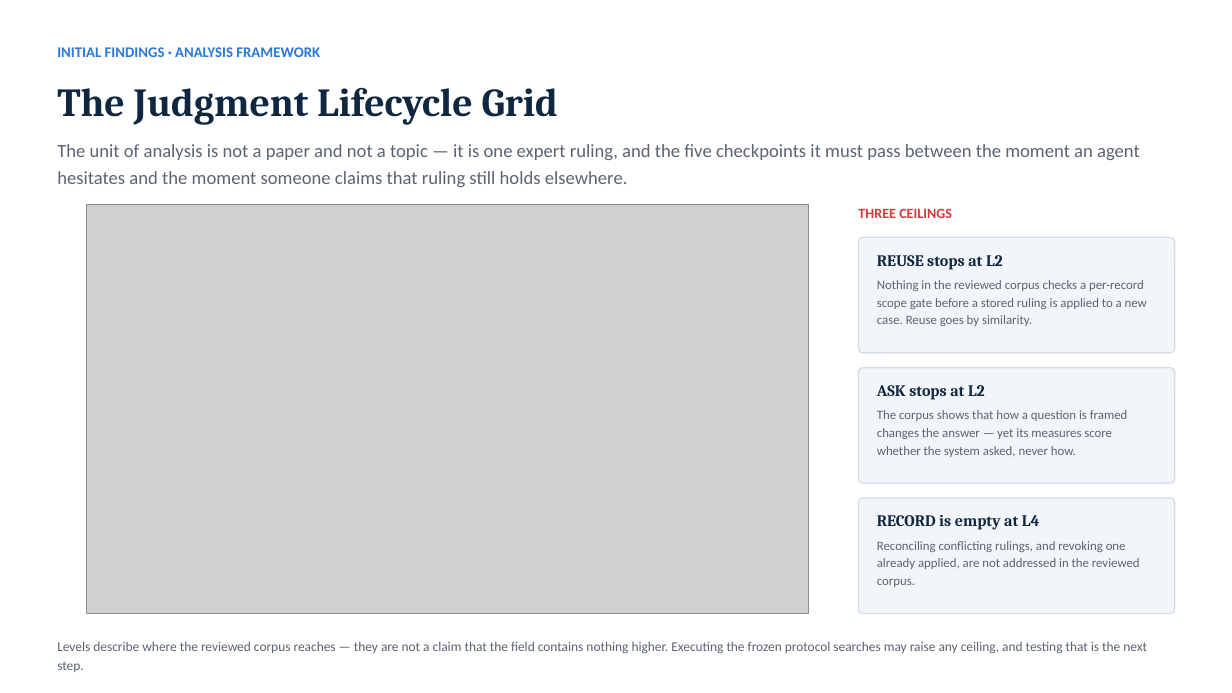
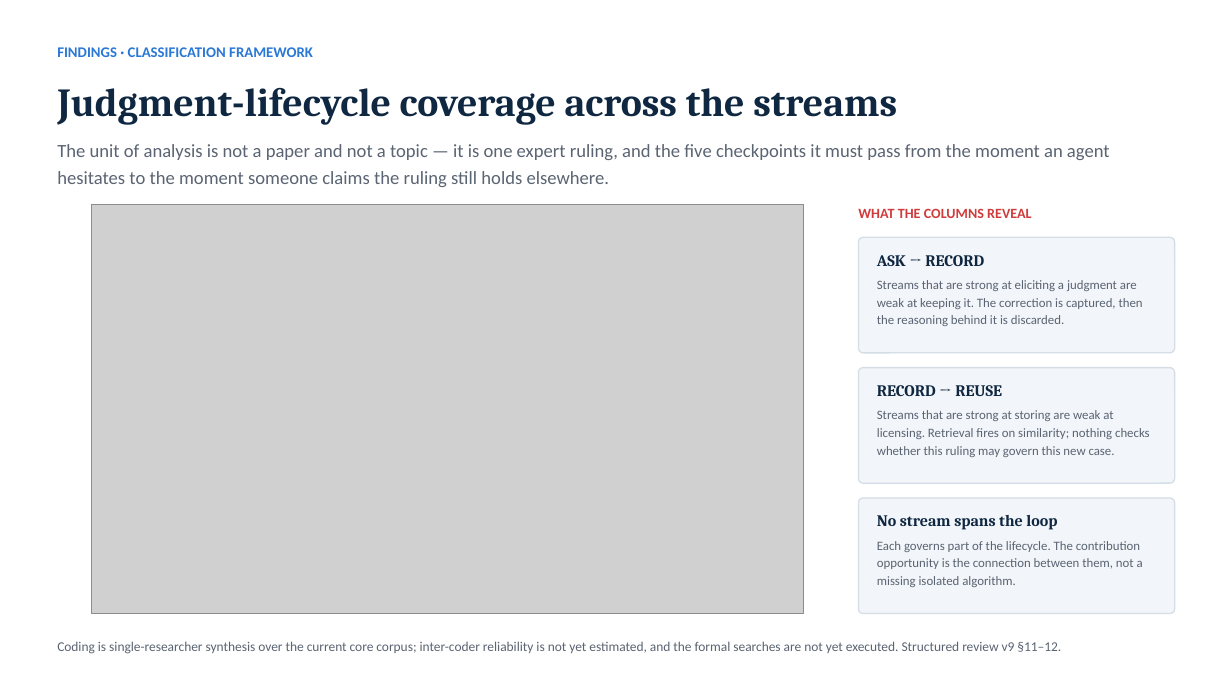
Before and after one commit to AliHamed17/vego-ai-research, a slide deck: slide 11 of outputs/course-presentation/VEGO-AI - IS Research Seminar - Final Presentation.pptx. Drawn at 1232x693 pixels with LibreOffice and Linux fonts; fonts in the diff are those of the drawing; grey boxes stand for pictures. Boxes give left, top, right and bottom in pixels: in the first picture for what was removed or moved away, otherwise in the second. Text is boxed around its words. In the diff, an @@ line names an element or a change of style, - is before the commit and + after.

```diff
--- a/outputs/course-presentation/VEGO-AI - IS Research Seminar - Final Presentation.pptx
+++ b/outputs/course-presentation/VEGO-AI - IS Research Seminar - Final Presentation.pptx
@@ text at (57,47,313,57): text changed @@
-INITIAL FINDINGS · ANALYSIS FRAMEWORK
+FINDINGS · CLASSIFICATION FRAMEWORK
@@ text at (57,88,897,125): text changed @@
-The Judgment Lifecycle Grid
+Judgment-lifecycle coverage across the streams
@@ text at (57,144,1110,187): text changed @@
-The unit of analysis is not a paper and not a topic — it is one expert ruling, and the five checkpoints it must pass between the moment an agent hesitates and the moment someone claims that ruling still holds elsewhere.
+The unit of analysis is not a paper and not a topic — it is one expert ruling, and the five checkpoints it must pass from the moment an agent hesitates to the moment someone claims the ruling still holds elsewhere.
@@ picture: place and size @@
-picture at (87,204,809,614)
+picture at (92,204,804,614)
@@ text at (858,208,1032,218): text changed @@
-THREE CEILINGS
+WHAT THE COLUMNS REVEAL
@@ text at (877,255,1143,326): text changed @@
-REUSE stops at L2
-Nothing in the reviewed corpus checks a per-record scope gate before a stored ruling is applied to a new case. Reuse goes by similarity.
+ASK → RECORD
+Streams that are strong at eliciting a judgment are weak at keeping it. The correction is captured, then the reasoning behind it is discarded.
@@ text at (877,385,1150,457): text changed @@
-ASK stops at L2
-The corpus shows that how a question is framed changes the answer — yet its measures score whether the system asked, never how.
+RECORD → REUSE
+Streams that are strong at storing are weak at licensing. Retrieval fires on similarity; nothing checks whether this ruling may govern this new case.
@@ text at (877,515,1143,587): text changed @@
-RECORD is empty at L4
-Reconciling conflicting rulings, and revoking one already applied, are not addressed in the reviewed corpus.
+No stream spans the loop
+Each governs part of the lifecycle. The contribution opportunity is the connection between them, not a missing isolated algorithm.
@@ text at (57,641,1061,654): text changed @@
-Levels describe where the reviewed corpus reaches — they are not a claim that the field contains nothing higher. Executing the frozen protocol searches may raise any ceiling, and testing that is the next step.
+Coding is single-researcher synthesis over the current core corpus; inter-coder reliability is not yet estimated, and the formal searches are not yet executed. Structured review v9 §11–12.
```
Also in this commit, not shown: 6 other slides changed, 13 slides added, 11 slides removed, 28 other files.
